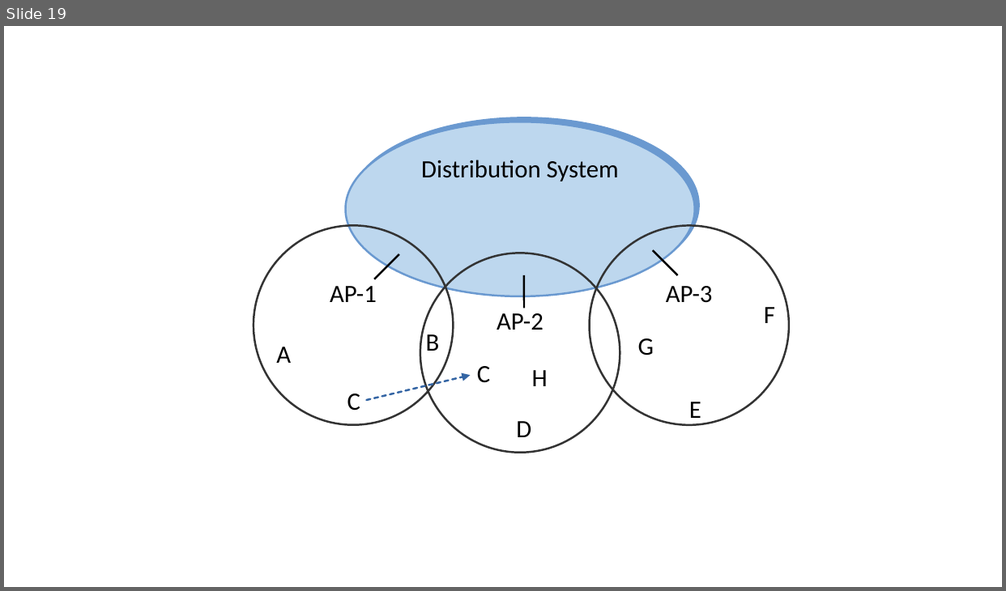
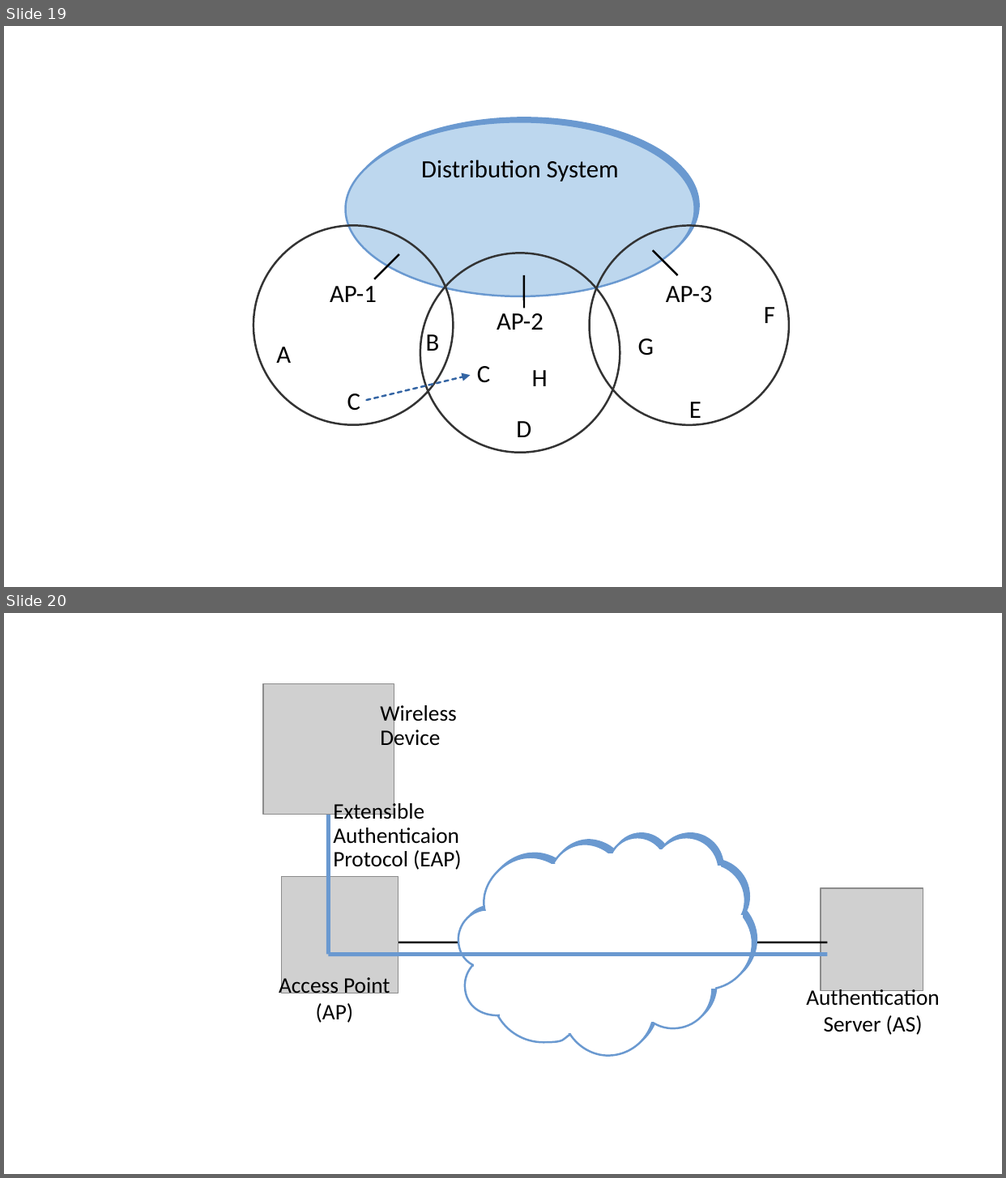
Before and after one commit to SystemsApproach/7E, a slide deck: shared/figures/shared.odp. Shown one above the other, each under a label of ours: slide 19 before the commit, slides 19 and 20 after it. The pictures are 1006x591 and 1006x1178 pixels, drawn with LibreOffice and Linux fonts; fonts in the diff are those of the drawing; grey boxes stand for pictures. Boxes give left, top, right and bottom in pixels: in the first picture for what was removed or moved away, otherwise in the second. Text is boxed around its words. In the diff, an @@ line names an element or a change of style, - is before the commit and + after.

Commit message:
new auth-server fig

```diff
--- a/shared/figures/shared.odp
+++ b/shared/figures/shared.odp
@@ slide 20 added at [4, 613, 1002, 1174], background #FFFFFF @@
@@ picture added at [263, 683, 394, 815] @@
@@ text added at [380, 702, 456, 750], 16 pt, text #000000 @@
+Wireless
+Device
@@ line added from (328, 792) to (328, 954), #6A99D0 2.89 pt @@
@@ text added at [333, 801, 462, 870], 16 pt, text #000000 @@
+Extensible
+Authenticaion
+Protocol (EAP)
@@ picture added at [281, 876, 398, 993] @@
@@ picture added at [820, 888, 923, 991] @@
@@ line added from (378, 943) to (827, 943), #000000 1.45 pt @@
@@ text added at [279, 975, 390, 1023], 16 pt, text #000000 @@
+Access Point
+(AP)
@@ line added from (827, 954) to (328, 954), #6A99D0 2.89 pt @@
@@ group added at [458, 837, 752, 1056]: 11 rectangles, 1 freeform shape @@
@@ text added at [806, 986, 939, 1035], 16 pt, text #000000 @@
+Authentication
+Server (AS)
```
Also in this commit, not shown: 7 slides changed, 3 other files.
